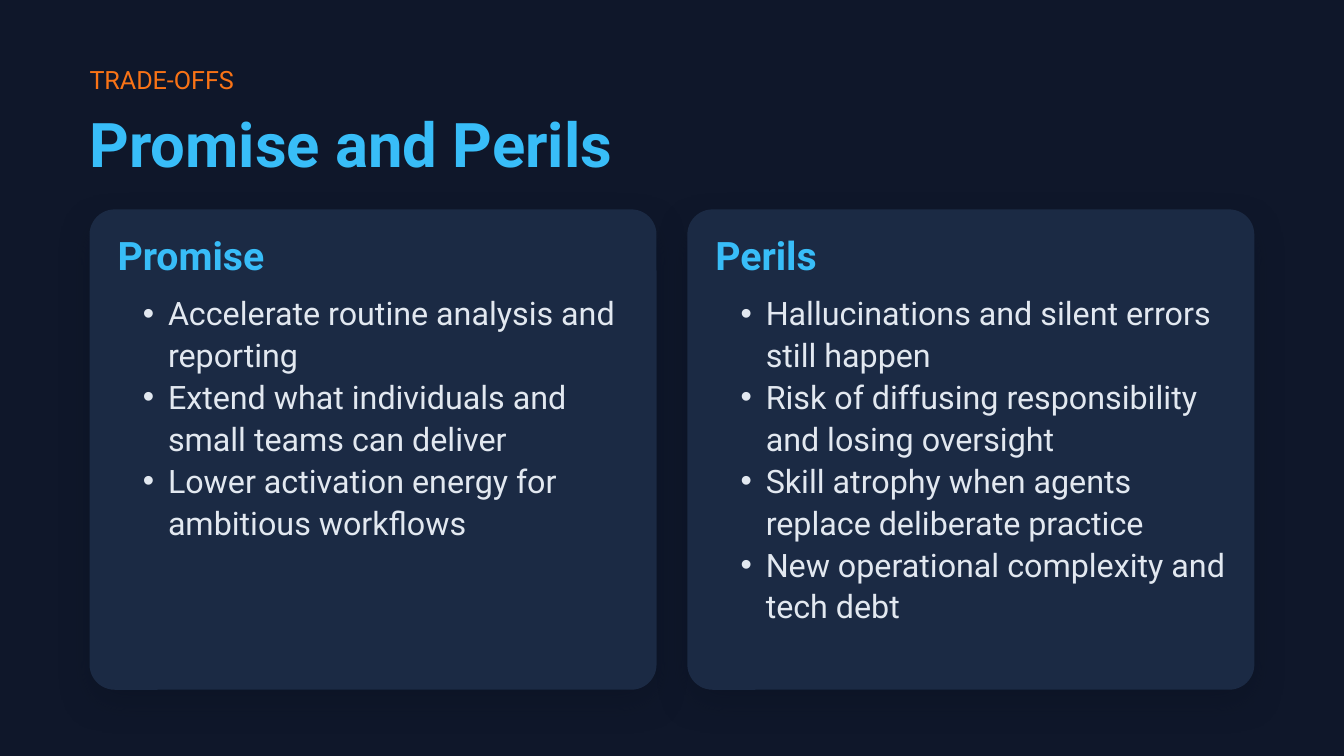
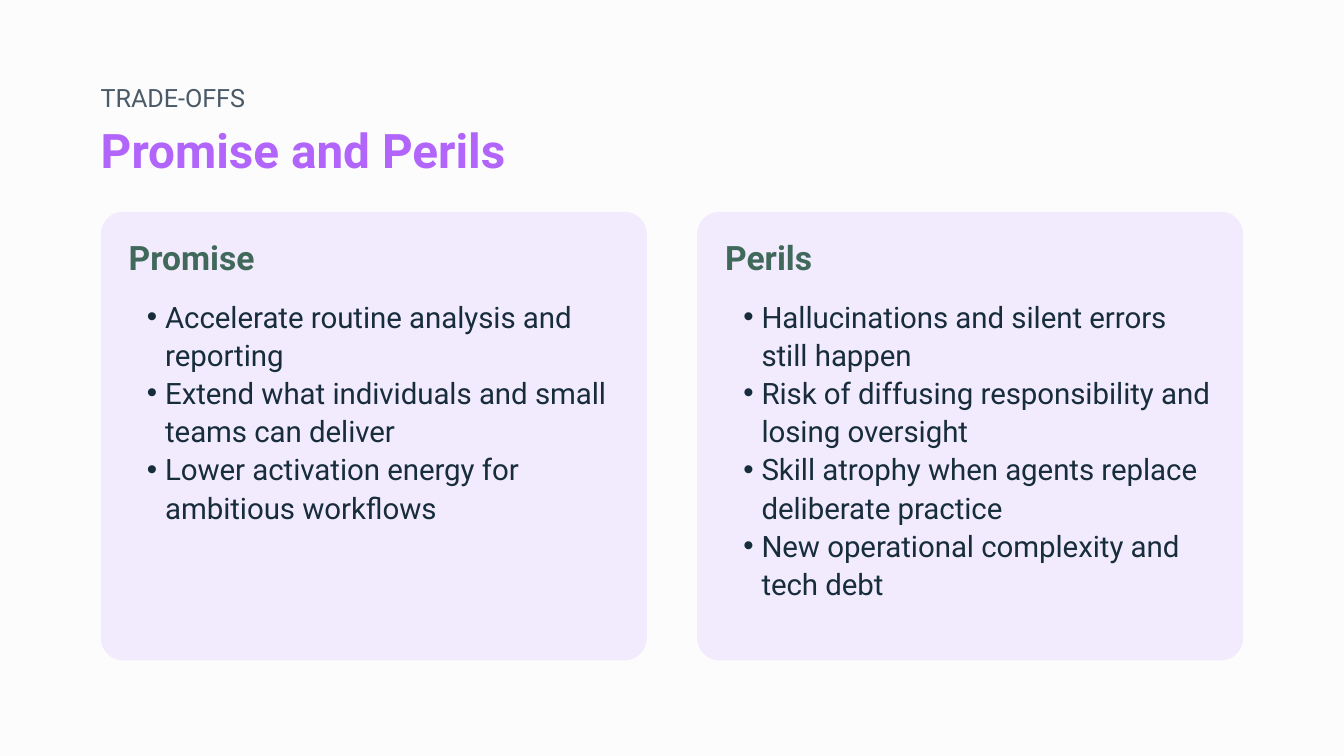
Before and after one commit to shanelindsay/agentic-r, a slide deck: slide 8 of slides-new/Agentic-AI-Agent-Talk.pptx. Drawn at 1344x756 pixels with LibreOffice and Linux fonts; fonts in the diff are those of the drawing. Boxes give left, top, right and bottom in pixels: in the first picture for what was removed or moved away, otherwise in the second. Text is boxed around its words. In the diff, an @@ line names an element or a change of style, - is before the commit and + after.

```diff
--- a/slides-new/Agentic-AI-Agent-Talk.pptx
+++ b/slides-new/Agentic-AI-Agent-Talk.pptx
@@ background #0F172A to #FCFCFC @@
@@ text "TRADE-OFFS": place and size @@
-text "TRADE-OFFS" at [90,71,234,90]
+text "TRADE-OFFS" at [101,89,245,107]
@@ text "TRADE-OFFS" at [101,89,245,107]: text colour #F97316 to #4A5A68; line spacing 19.2pt to 18.2pt @@
@@ text "Promise and Perils": place and size @@
-text "Promise and Perils" at [90,121,612,168]
+text "Promise and Perils" at [101,132,505,169]
@@ text "Promise and Perils" at [101,132,505,169]: size 33 to 25.5 pt, text colour #38BDF8 to #B165FB @@
@@ rounded rectangle: place and size @@
-rounded rectangle at [90,210,657,689]
+rounded rectangle at [101,212,646,661]
@@ rounded rectangle at [101,212,646,661]: fill #1B2A44 to #F2EBFD; shadow off; proportions changed @@
@@ text "Promise": place and size @@
-text "Promise" at [118,241,265,271]
+text "Promise" at [129,245,255,271]
@@ text "Promise" at [129,245,255,271]: size 21 to 18 pt, text colour #38BDF8 to #40695B @@
@@ rounded rectangle at [698,212,1243,661]: fill #1B2A44 to #F2EBFD; shadow off; proportions changed @@
@@ rounded rectangle: place and size @@
-rounded rectangle at [687,210,1254,689]
+rounded rectangle at [698,212,1243,661]
@@ text "Perils" at [725,245,812,271]: size 21 to 18 pt, text colour #38BDF8 to #40695B @@
@@ text "Perils": place and size @@
-text "Perils" at [715,240,816,271]
+text "Perils" at [725,245,812,271]
@@ text "Accelerate routine analysis and reporting" at [165,306,606,520]: size 17.2 to 15.8 pt, text colour #E2E8F0 to #182D3C; indent changed; line spacing 22.4pt to 20.5pt @@
@@ text "Hallucinations and silent errors still ..." at [762,306,1210,596]: size 17.2 to 15.8 pt, text colour #E2E8F0 to #182D3C; indent changed; line spacing 22.4pt to 20.5pt @@
```
Also in this commit, not shown: 20 other slides changed, 52 other files.
